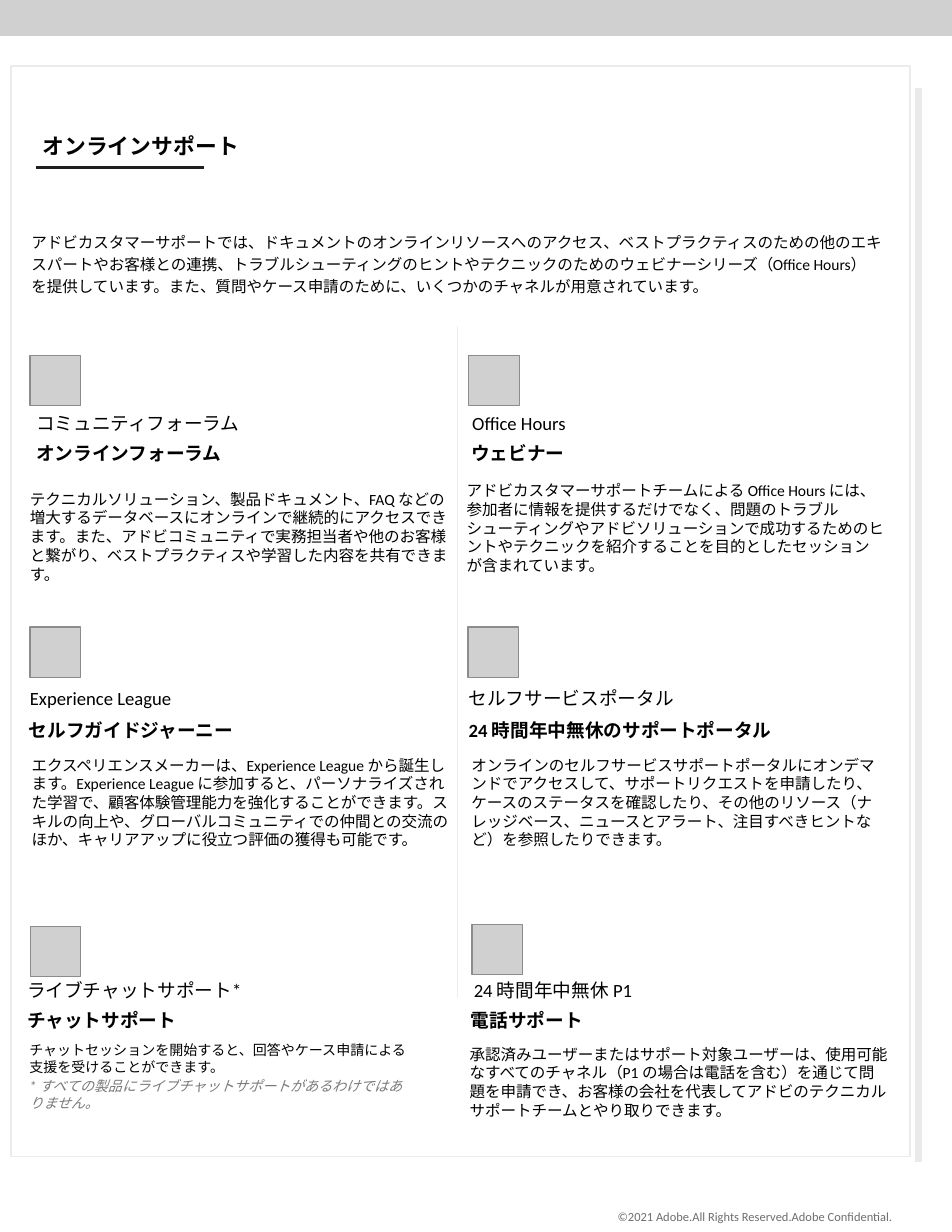
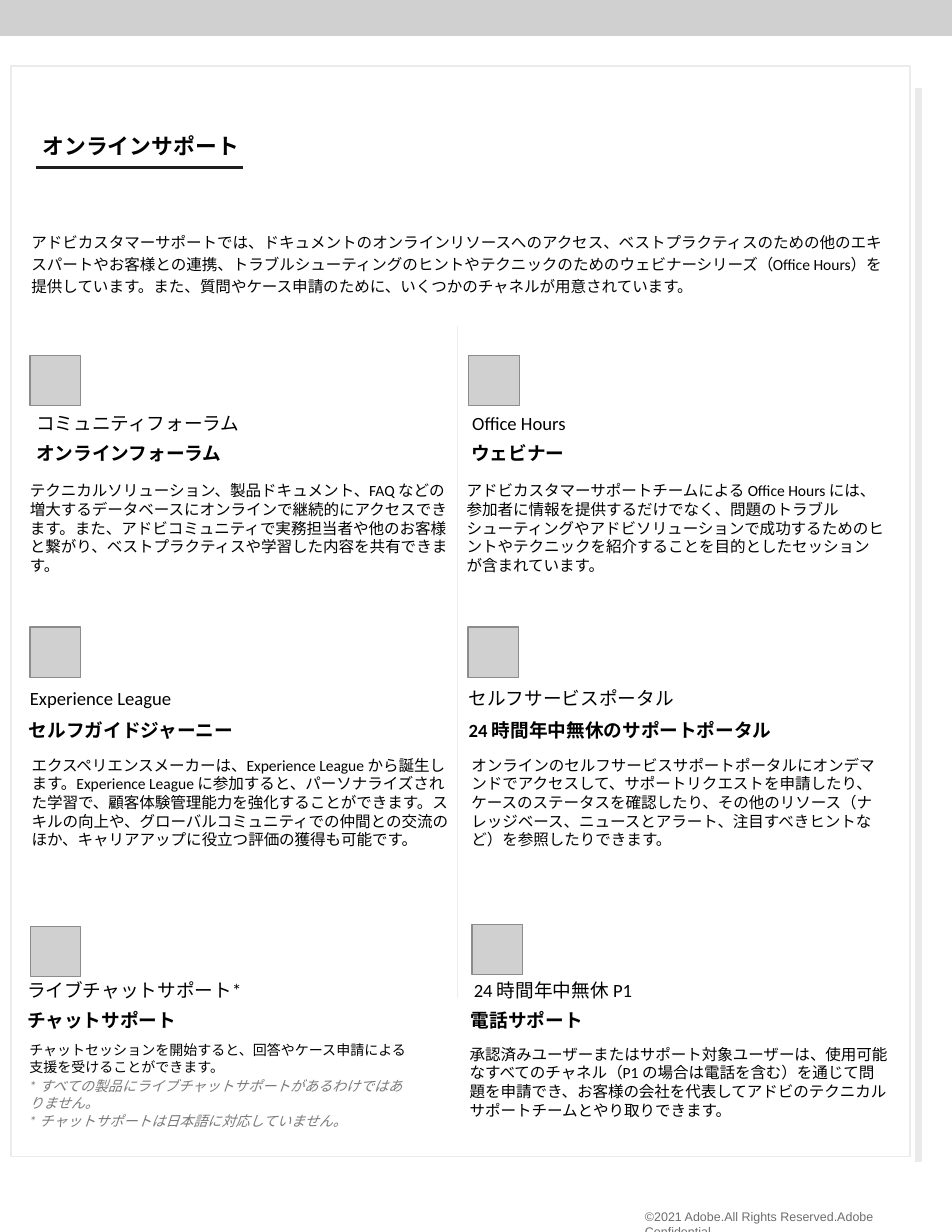
Before and after one commit to AdobeDocs/support-resources.ja-JP, a slide deck: slide 2 of help/data-sheets/assets/OnlineSupportDatasheet.pptx. Drawn at 952x1232 pixels with LibreOffice and Linux fonts; fonts in the diff are those of the drawing; grey boxes stand for pictures; background and template pictures are left out. Boxes give left, top, right and bottom in pixels: in the first picture for what was removed or moved away, otherwise in the second. Text is boxed around its words. In the diff, an @@ line names an element or a change of style, - is before the commit and + after.

```diff
--- a/help/data-sheets/assets/OnlineSupportDatasheet.pptx
+++ b/help/data-sheets/assets/OnlineSupportDatasheet.pptx
@@ freeform shape: place and size @@
-freeform shape at (36, 168, 204, 168)
+freeform shape at (36, 168, 242, 174)
@@ text at (31, 235, 882, 294): spaces changed @@
-アドビカスタマーサポートでは、ドキュメントのオンラインリソースへのアクセス、ベストプラクティスのための他のエキスパートやお客様との連携、トラブルシューティングのヒントやテクニックのためのウェビナーシリーズ（Office Hours）
-を提供しています。また、質問やケース申請のために、いくつかのチャネルが用意されています。
+アドビカスタマーサポートでは、ドキュメントのオンラインリソースへのアクセス、ベストプラクティスのための他のエキスパートやお客様との連携、トラブルシューティングのヒントやテクニックのためのウェビナーシリーズ（Office Hours）を提供しています。また、質問やケース申請のために、いくつかのチャネルが用意されています。
@@ text "テクニカルソリューション、製品ドキュメント、FAQ などの増大するデータベースにオンラインで継続的にアクセスできます。ま ...": place and size @@
-text "テクニカルソリューション、製品ドキュメント、FAQ などの増大するデータベースにオンラインで継続的にアクセスできます。ま ..." at (30, 492, 447, 581)
+text "テクニカルソリューション、製品ドキュメント、FAQ などの増大するデータベースにオンラインで継続的にアクセスできます。ま ..." at (30, 483, 447, 572)
@@ text at (39, 1114, 346, 1127): paragraph added @@
+* チャットサポートは日本語に対応していません。
@@ text "©2021 Adobe.All Rights Reserved.Adobe Confidential.": place and size @@
-text "©2021 Adobe.All Rights Reserved.Adobe Confidential." at (618, 1212, 892, 1223)
+text "©2021 Adobe.All Rights Reserved.Adobe Confidential." at (645, 1212, 873, 1224)
@@ text "©2021 Adobe.All Rights Reserved.Adobe Confidential." at (645, 1212, 873, 1224): font Calibri to Arial @@
```
Also in this commit, not shown: 2 other slides changed, 8 other files.
